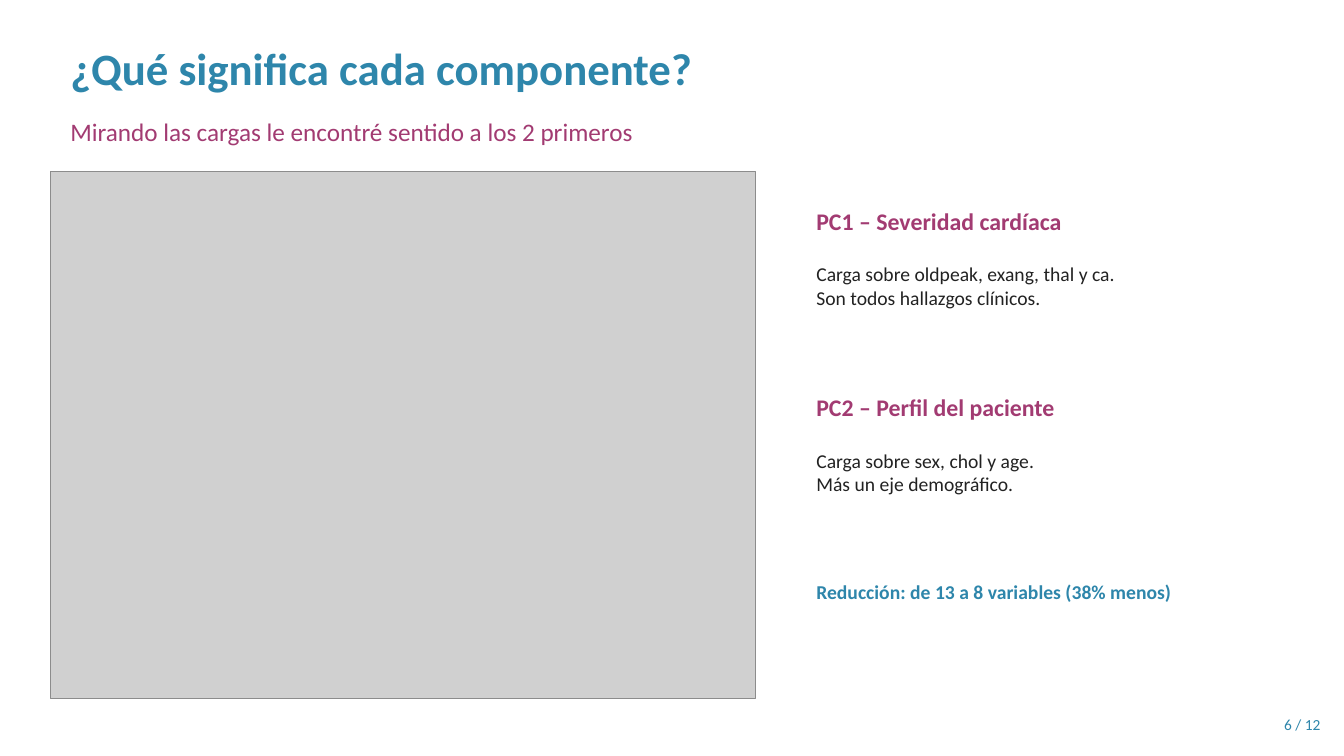
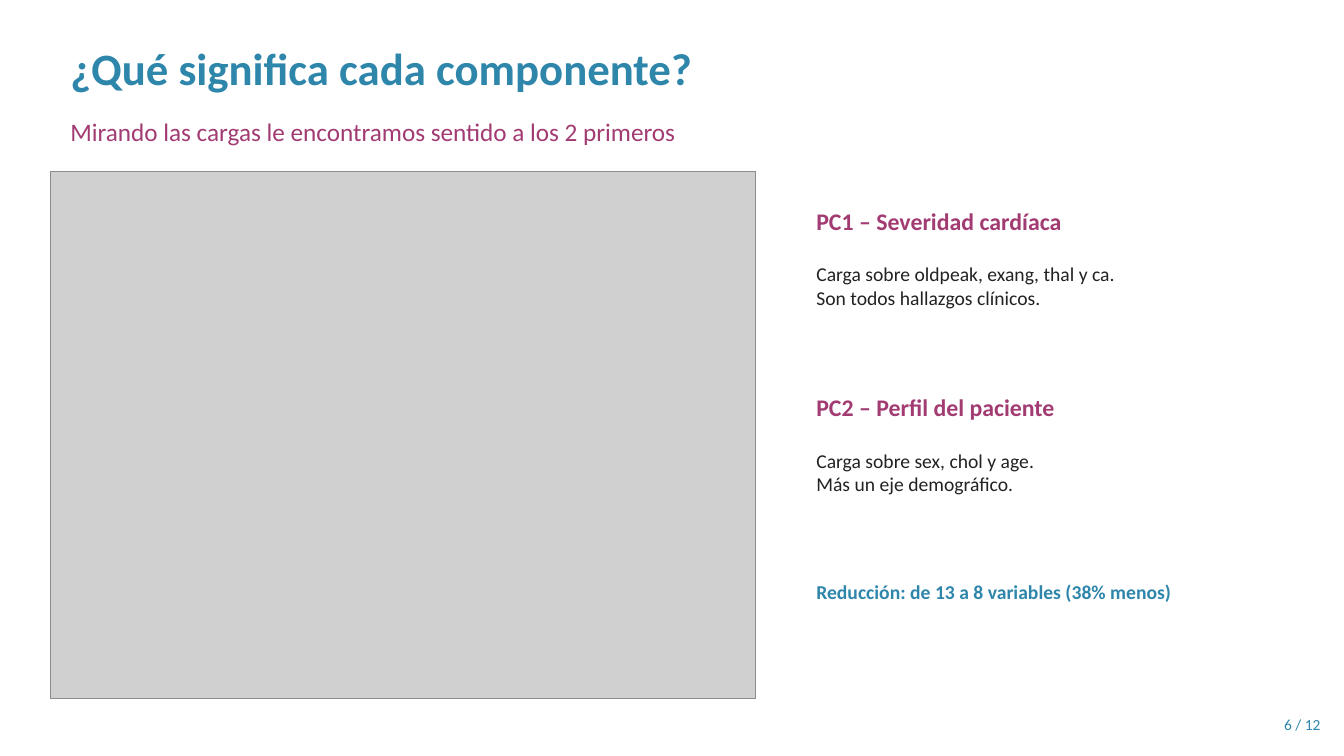
Before and after one commit to JAAM010/seminario-datos-heart-disease, a slide deck: slide 6 of Entregable2/Presentacion_Sustentacion.pptx. Drawn at 1344x756 pixels with LibreOffice and Linux fonts; fonts in the diff are those of the drawing; grey boxes stand for pictures. Boxes give left, top, right and bottom in pixels: in the first picture for what was removed or moved away, otherwise in the second. Text is boxed around its words. In the diff, an @@ line names an element or a change of style, - is before the commit and + after.

```diff
--- a/Entregable2/Presentacion_Sustentacion.pptx
+++ b/Entregable2/Presentacion_Sustentacion.pptx
@@ text at (70, 123, 675, 146): text changed @@
-Mirando las cargas le encontré sentido a los 2 primeros
+Mirando las cargas le encontramos sentido a los 2 primeros
```
Also in this commit, not shown: 5 other slides changed, 6 other files.
